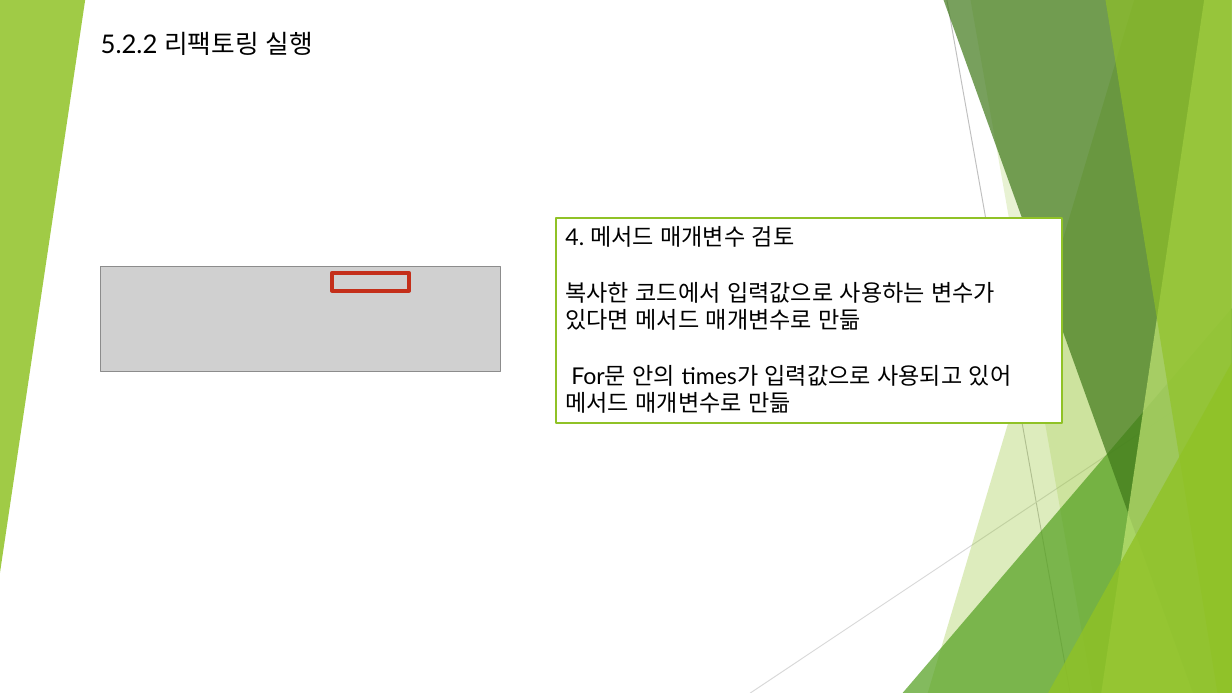
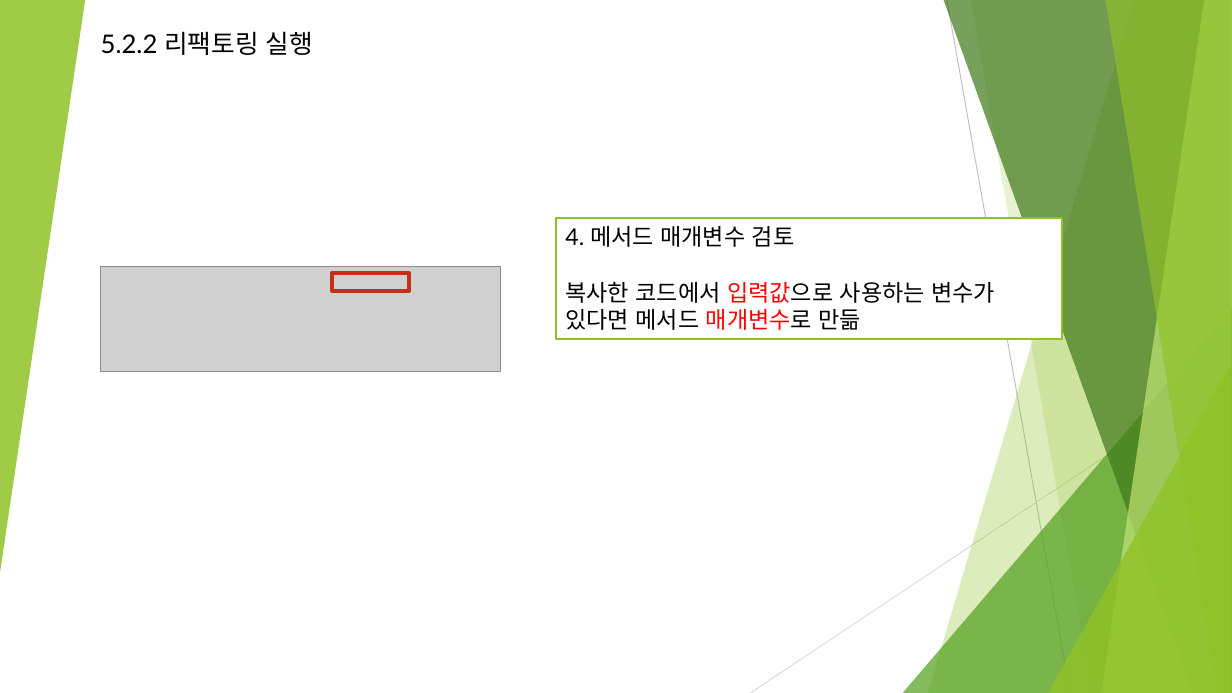
Before and after one commit to kim-seungmin/refactoringStudy, a slide deck: slide 13 of 리펙토링.pptx (slide 11 before the commit). Drawn at 1232x693 pixels with LibreOffice and Linux fonts; fonts in the diff are those of the drawing; grey boxes stand for pictures. Boxes give left, top, right and bottom in pixels: in the first picture for what was removed or moved away, otherwise in the second. Text is boxed around its words. In the diff, an @@ line names an element or a change of style, - is before the commit and + after.

```diff
--- a/리펙토링.pptx
+++ b/리펙토링.pptx
@@ rectangle "4. 메서드 매개변수 검토": place and size @@
-rectangle "4. 메서드 매개변수 검토" at bbox=[556, 218, 1062, 423]
+rectangle "4. 메서드 매개변수 검토" at bbox=[556, 218, 1062, 339]
@@ text in rectangle at bbox=[565, 282, 995, 330]: text colour #000000 to #FF0000 in "입력값으로 매개변수로" @@
@@ text in rectangle at bbox=[565, 365, 1012, 413]: paragraph removed @@
-For문 안의 times가 입력값으로 사용되고 있어 메서드 매개변수로 만듦
```
Also in this commit, not shown: 6 other slides changed, 2 slides added, 1 slide removed.
